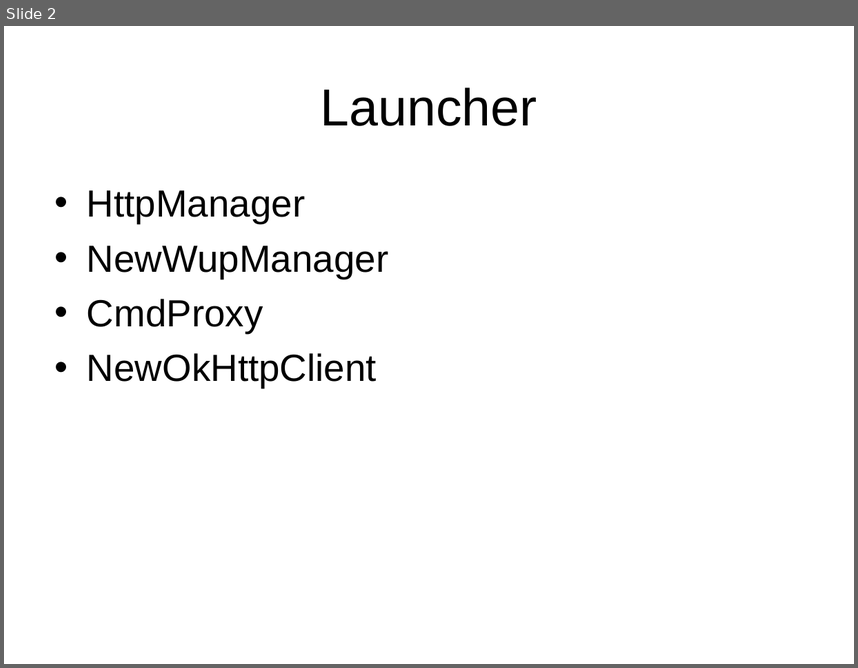
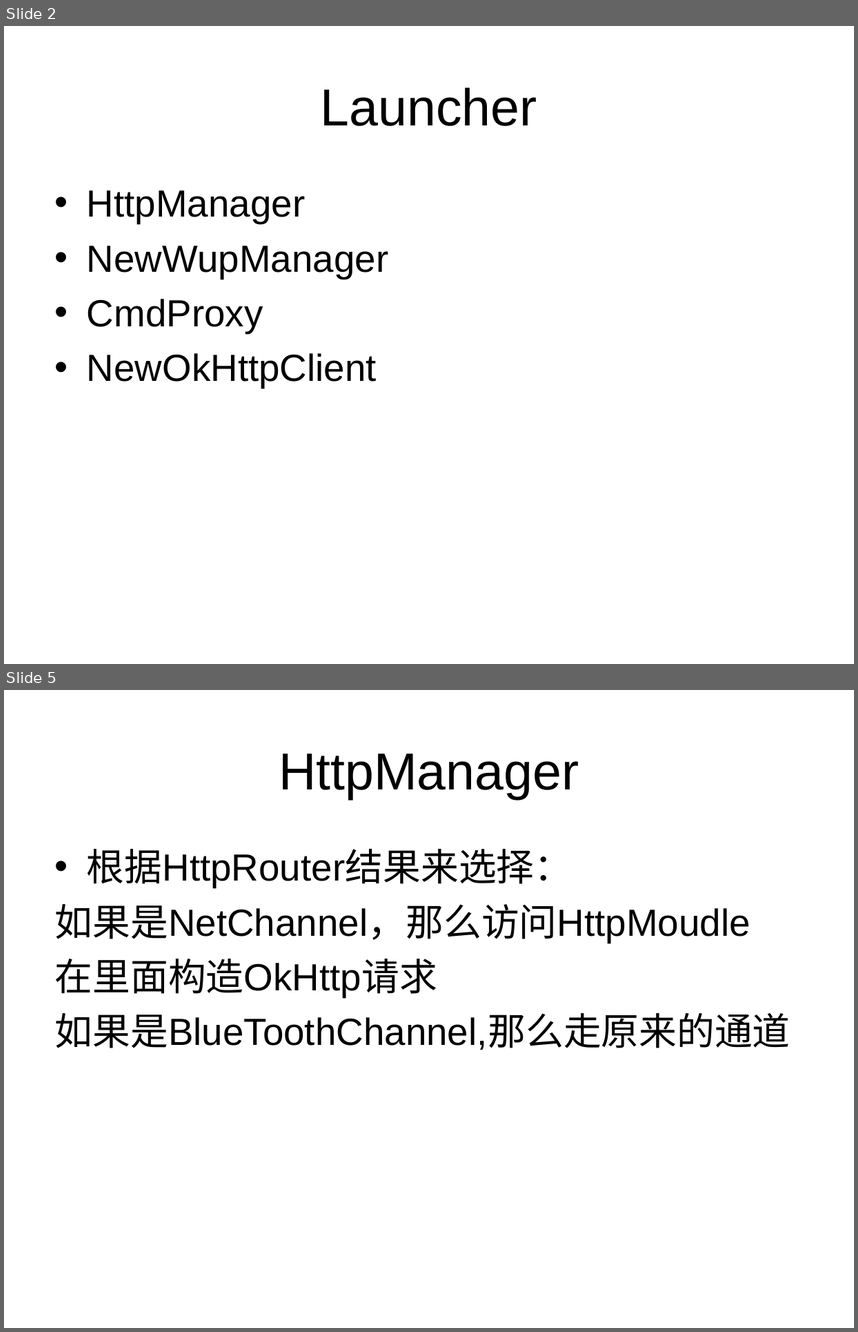
Before and after one commit to bradenwu/HttpFramework, a slide deck: doc/独立通信HttpFramework.ppt. Shown one above the other, each under a label of ours: slide 2 before the commit, slides 2 and 5 after it; the slides between them are not shown. The pictures are 858x668 and 858x1332 pixels, drawn with LibreOffice and Linux fonts; fonts in the diff are those of the drawing. Boxes give left, top, right and bottom in pixels: in the first picture for what was removed or moved away, otherwise in the second. Text is boxed around its words. In the diff, an @@ line names an element or a change of style, - is before the commit and + after.

Commit message:
update code for httpFramework

```diff
--- a/doc/独立通信HttpFramework.ppt
+++ b/doc/独立通信HttpFramework.ppt
@@ slide 5 added at (4,690,854,1328), background #FFFFFF @@
@@ title added at (279,753,579,799), 44 pt, text #000000 @@
+HttpManager
@@ text added at (55,849,791,1049), 32 pt, text #000000 @@
+• 根据HttpRouter结果来选择：
+如果是NetChannel，那么访问HttpMoudle
+在里面构造OkHttp请求
+如果是BlueToothChannel,那么走原来的通道
```
Also in this commit, not shown: 8 other slides added, 5 slides removed, 2 other files.
